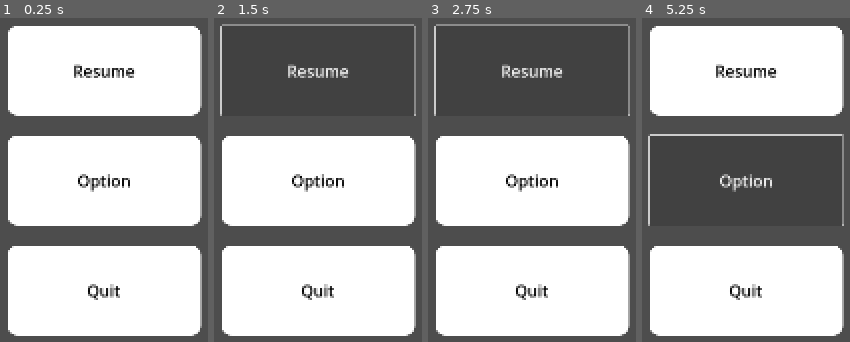
Above: before the commit, frames 1-4 (left to right).
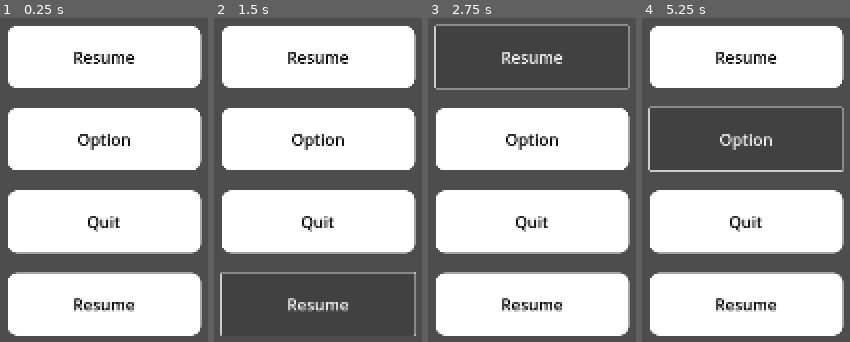
Above: after the commit, the same moments.

Repository: tagwarsss/Archipelago_git_pub
Game: Godot game, scene res://main_menu.tscn
The game is run twice, just before and just after one commit, with the same random seed, the same clock (stepped at 60 frames per second) and the same inputs. The project has no main scene, so this scene is started directly.
Inputs:
- Up to frame 1 (0.25 s): no input
- Up to frame 2 (1.5 s): click "Resume" at 0.5 s; click "Resume" at 1.25 s
- Up to frame 3 (2.75 s): click "Resume" at 2 s
- Up to frame 4 (5.25 s): click "Resume" at 2.75 s; click "Resume" at 3.5 s; click "Resume" at 4.25 s; click "Option" at 5 s

The runs differ from the first frame. In frame 1, 33% of the frame differs, in the area x 3-98%, y 10-91%; in frame 2, 63%, in the area x 2-98%, y 1-99%; in frame 3, 30%; in frame 4, 36%.

Commit message:
NEW BUTTON

Diff:
--- a/main_menu.tscn
+++ b/main_menu.tscn
@@ -19,7 +19,7 @@
 layout_mode = 1
 anchors_preset = -1
 anchor_left = 0.491667
-anchor_top = 0.349063
+anchor_top = 0.333438
 anchor_right = 0.522222
 anchor_bottom = 0.333438
 offset_left = -183.0
@@ -54,3 +54,11 @@
 theme_override_font_sizes/font_size = 32
 theme_override_styles/normal = SubResource("StyleBoxFlat_rhts7")
 text = "Quit"
+
+[node name="Button4" type="Button" parent="VBoxContainer"]
+layout_mode = 2
+size_flags_vertical = 3
+theme_override_colors/font_color = Color(0, 0, 0, 1)
+theme_override_font_sizes/font_size = 32
+theme_override_styles/normal = SubResource("StyleBoxFlat_rhts7")
+text = "Resume"
